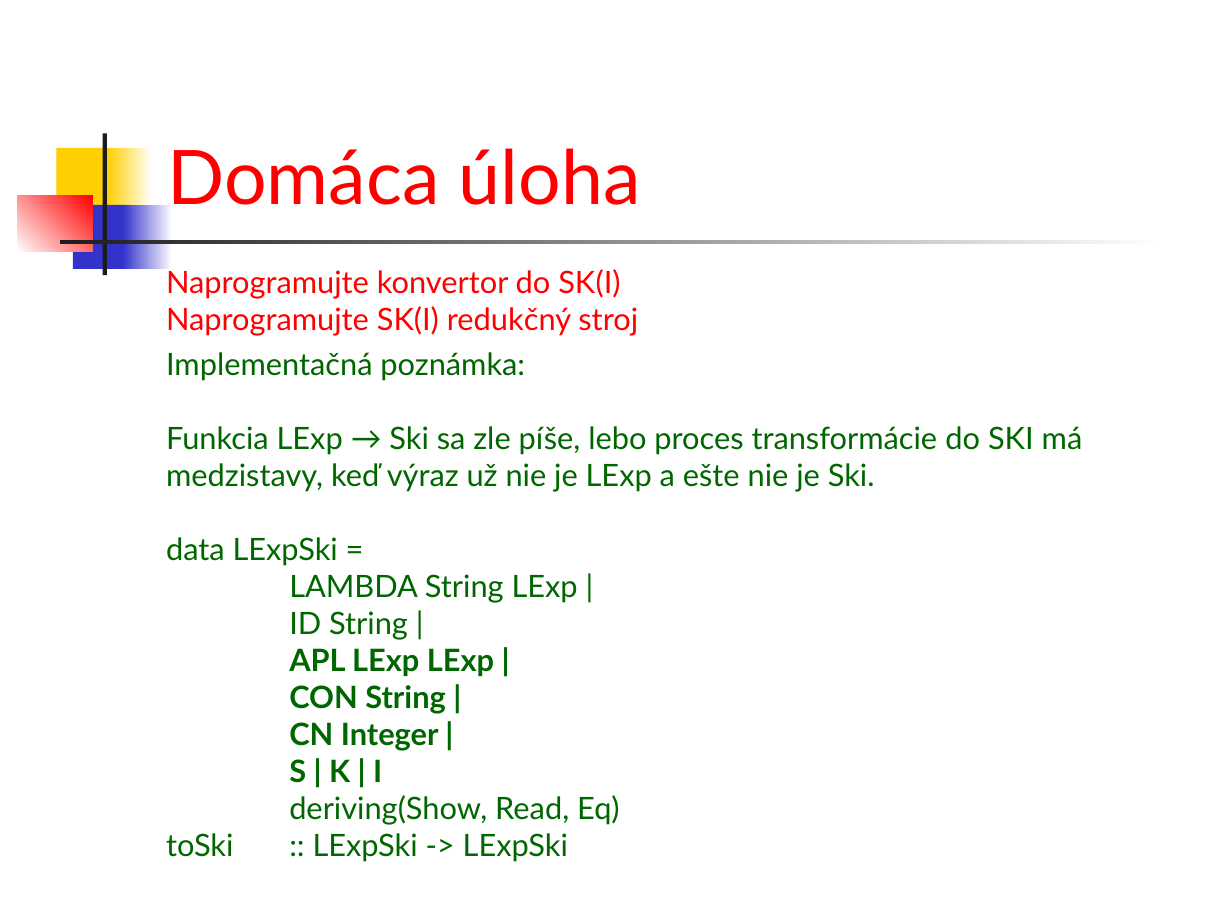
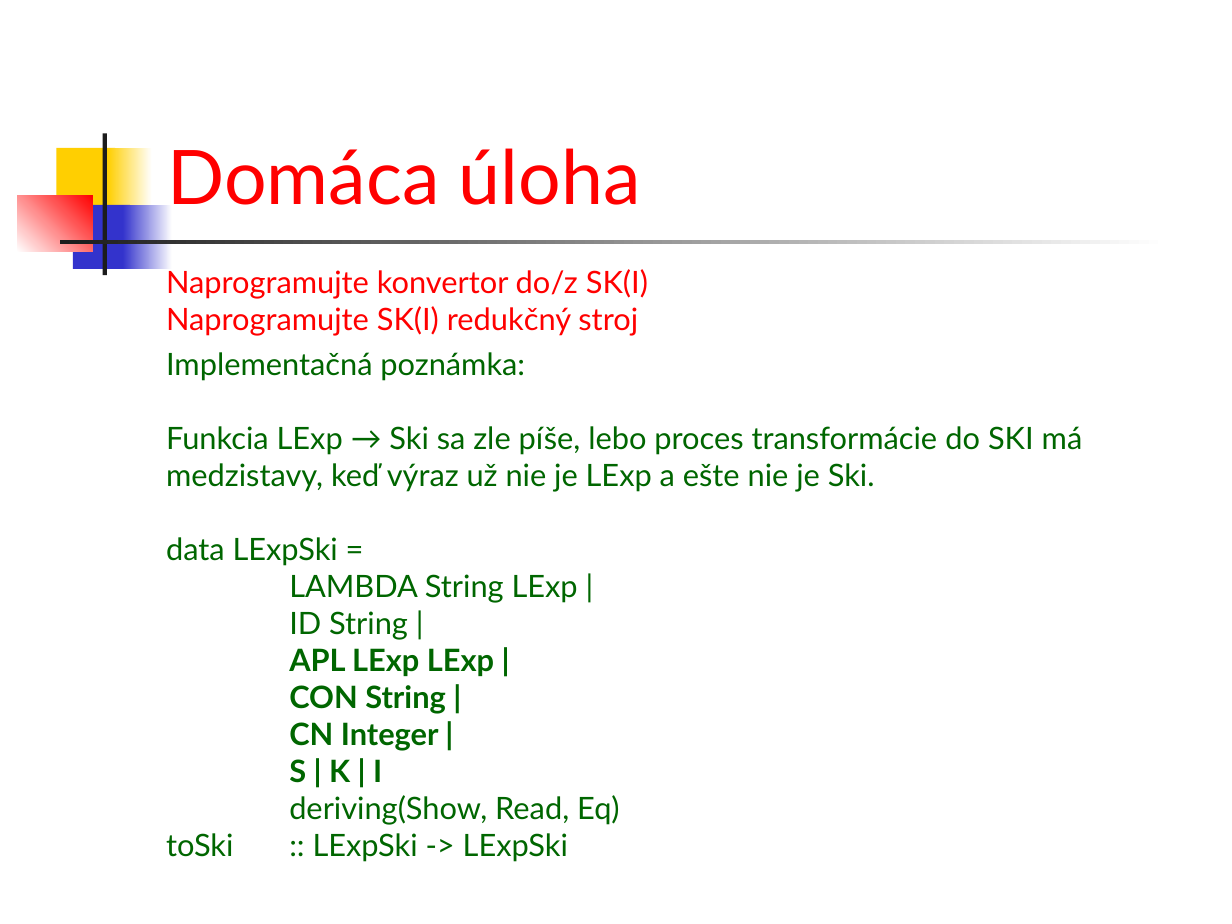
Before and after one commit to Funkcionalne/Prednasky, a slide deck: slide 8 of 07/07_fpro.ppt. Drawn at 1232x924 pixels with LibreOffice and Linux fonts; fonts in the diff are those of the drawing. Boxes give left, top, right and bottom in pixels: in the first picture for what was removed or moved away, otherwise in the second. Text is boxed around its words. In the diff, an @@ line names an element or a change of style, - is before the commit and + after.

```diff
--- a/07/07_fpro.ppt
+++ b/07/07_fpro.ppt
@@ text at [166, 269, 648, 299]: text changed @@
-Naprogramujte konvertor do SK(I)
+Naprogramujte konvertor do/z SK(I)
```
Also in this commit, not shown: 3 other slides changed, 3 slides added, 3 other files.
